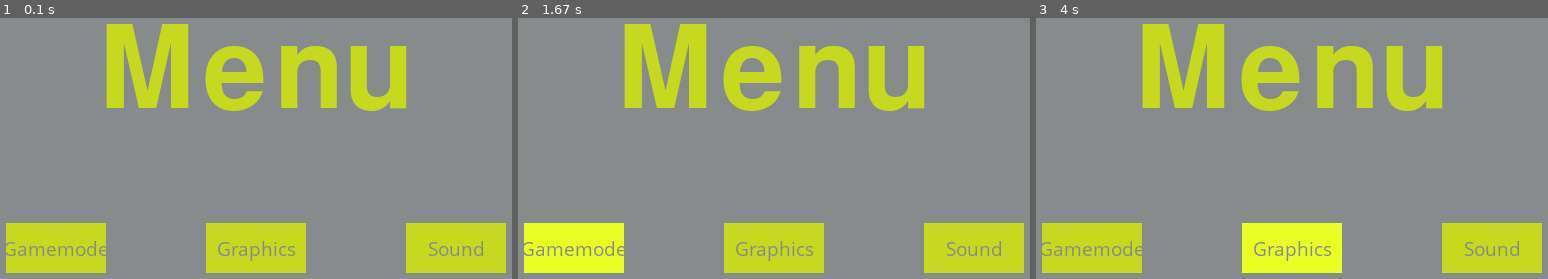
Above: before the commit, frames 1-3 (left to right).
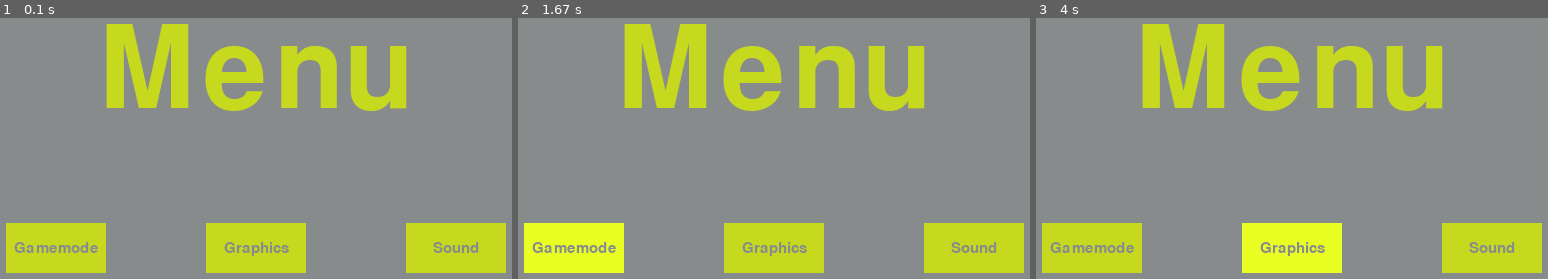
Above: after the commit, the same moments.

Repository: jamesrmuir/Creme_eggs
Game: pygame game, started from Launcher.py
The game is run twice, just before and just after one commit, with the same random seed, the same clock (stepped at 60 frames per second) and the same inputs.
Inputs (mouse positions are in pixels of both pictures, inside the frame that each line leads up to):
- Up to frame 1 (0.1 s): no input
- Up to frame 2 (1.67 s): press the mouse at (574, 247) at 0.37 s; move the mouse to (686, 250) at 0.47 s; release the mouse at (794, 250) at 0.6 s; press the mouse at (574, 247) at 0.7 s; move the mouse to (533, 247) at 0.8 s; release the mouse at (outside the picture) at 0.93 s; press the mouse at (574, 247) at 1.53 s; move the mouse to (584, 252) at 1.63 s
- Up to frame 3 (4 s): release the mouse at (1112, 260) at 1.77 s; press the mouse at (1092, 247) at 1.87 s; move the mouse to (1112, 70) at 1.97 s; release the mouse at (outside the picture) at 2.1 s; click "Gamemode" at 2.77 s; press the mouse at (1292, 247) at 3.03 s; move the mouse to (1194, 80) at 3.13 s; release the mouse at (outside the picture) at 3.27 s; press the mouse at (1292, 247) at 3.87 s; move the mouse to (1312, 239) at 3.97 s

The runs differ from the first frame. In frame 1, 1.2% of the frame differs, in the area x 1-95%, y 85-94%; in frame 2, 1.2%; in frame 3, 1.2%.

Commit message:
Removed unused function

Diff:
--- a/Launcher.py
+++ b/Launcher.py
@@ -9,33 +9,24 @@
 white        = (255,255,255)
 red          = (200,  0,  0)
 green        = (  0,200,  0)
-brightRed   = (255,  0,  0)
-brightGreen = (0  ,255,  0)
+brightRed    = (255,  0,  0)
+brightGreen  = (0  ,255,  0)
 grey         = (135,139,140)
 yellow       = (198,217, 30)
 brightYellow = (233,255, 36)
 
 #Functions=====================================================================#
+#Creates yellow text
 def textObjectsYellow(text, font):
     textSurface = font.render(text, True, yellow)
     return textSurface, textSurface.get_rect()
 
+#Creates grey text
 def textObjectsGrey(text, font):
     textSurface = font.render(text, True, grey)
     return textSurface, textSurface.get_rect()
 
-def message_display(text):
-    largeText = pygame.font.Font('freesansbold.ttf',115)
-    TextSurf, TextRect = text_objects(text, largeText)
-    TextRect.center = ((display_width/2),(display_height/2))
-    gameDisplay.blit(TextSurf, TextRect)
-
-    pygame.display.update()
-
-    time.sleep(2)
-
-    game_loop()
-
+#Button function that creates buttons
 def button(msg,x,y,w,h,ic,ac,action=None):
 
     mouse = pygame.mouse.get_pos()
@@ -49,12 +40,12 @@
     else:
         pygame.draw.rect(gameDisplay, ic,(x,y,w,h))
 
-    smallText = pygame.font.SysFont("comicsansms",20)
+    smallText = pygame.font.SysFont("freesansbold.ttf",22)
     textSurf, textRect = textObjectsGrey(msg, smallText)
     textRect.center = ( (x+(w/2)), (y+(h/2)) )
     gameDisplay.blit(textSurf, textRect)
 
-def menu():
+def mainMenu():
 
     menuLoop = True
 
@@ -108,4 +99,4 @@
 clock = pygame.time.Clock()
 
 #Calls variable
-menu()
+mainMenu()
